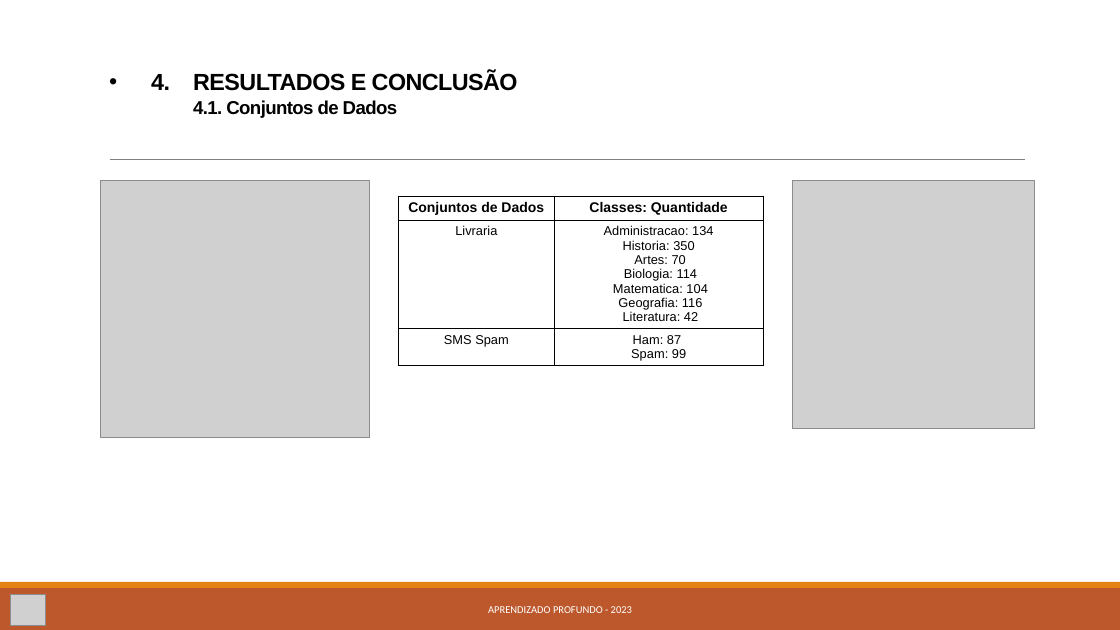
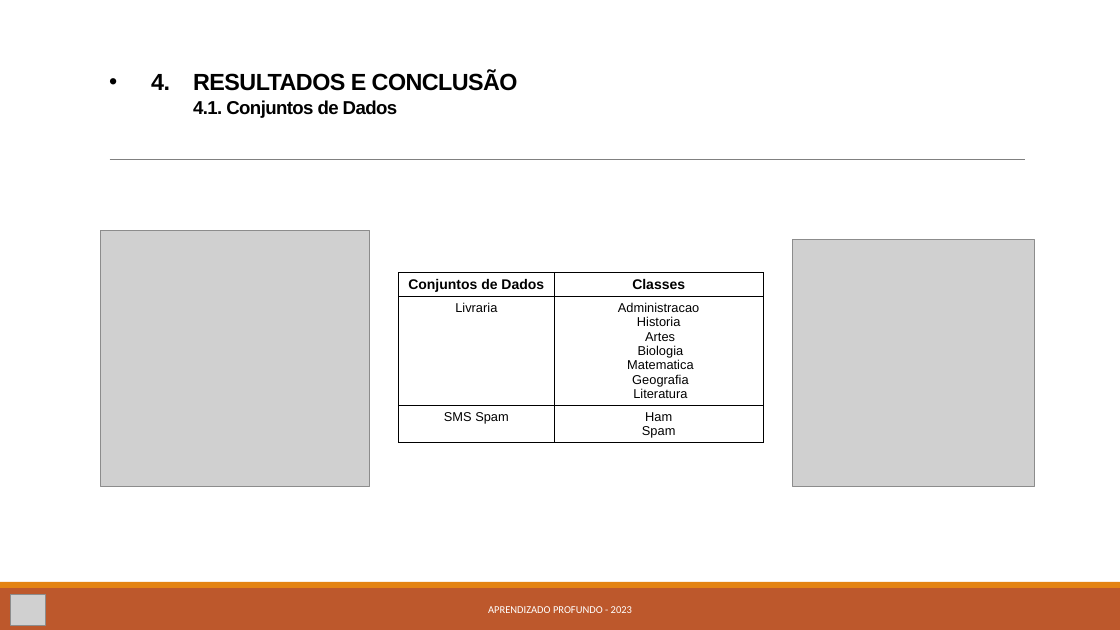
Before and after one commit to kevinsrq/data_augmentation, a slide deck: slide 10 of Apresentação.pptx. Drawn at 1120x630 pixels with LibreOffice and Linux fonts; fonts in the diff are those of the drawing; grey boxes stand for pictures. Boxes give left, top, right and bottom in pixels: in the first picture for what was removed or moved away, otherwise in the second. Text is boxed around its words. In the diff, an @@ line names an element or a change of style, - is before the commit and + after.

```diff
--- a/Apresentação.pptx
+++ b/Apresentação.pptx
@@ picture: place and size @@
-picture at box(101, 181, 370, 437)
+picture at box(101, 230, 370, 486)
@@ picture: place and size @@
-picture at box(793, 181, 1035, 428)
+picture at box(793, 239, 1035, 486)
@@ table at box(399, 273, 764, 454) @@
-row 1, column 2: Classes: Quantidade
+row 1, column 2: Classes
-row 2, column 2: Administracao: 134 / Historia: 350 / Artes: 70 / Biologia: 114 / Matematica: 104 / Geografia: 116 / Literatura: 42
+row 2, column 2: Administracao / Historia / Artes / Biologia / Matematica / Geografia / Literatura
-row 3, column 2: Ham: 87 / Spam: 99
+row 3, column 2: Ham / Spam
@@ table: place and size @@
-table at box(399, 196, 764, 376)
+table at box(399, 273, 764, 454)
```
Also in this commit, not shown: 8 other slides changed.
